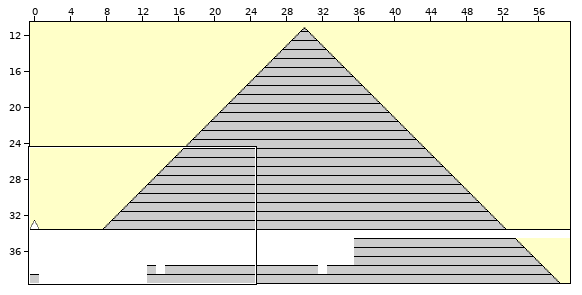
Level history. Tiled map: KoboldKit/PlatformerDemo/Resources/Demo/DemoLevel01.tmx. Above, an overview of the earlier version with the close-up marked.
Close-up. The starting point:
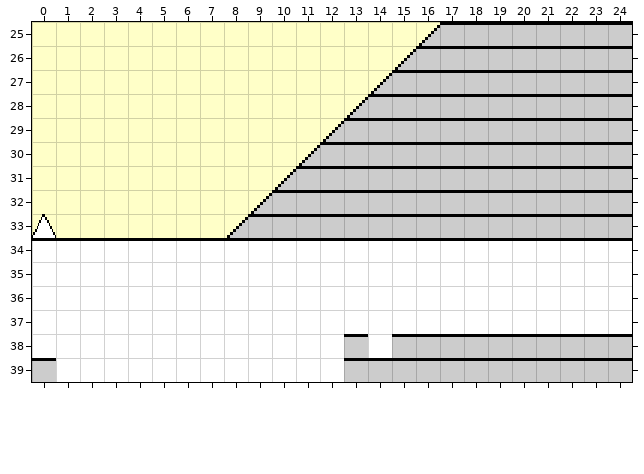
Cells are 16x16 px. Shown: x 0..24, y 25..39.
The result:
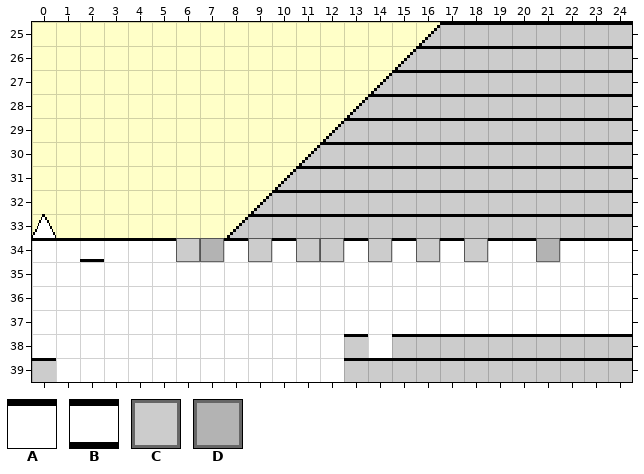
Key: from "Tileset_Geometry_16x16": A 1, B 5, C 13, D 20.
_ is an empty cell.
Edits made:
Layer "mainlayer":
Tile B replaces tile A in row 34 at x 2.
Tile C replaces tile A in row 34 at x 6, 9, 11 to 12, 14, 16 and 18.
Tile D replaces tile A in row 34 at x 7 and 21.
Pixel boxes of the changes (left, top, right, bottom) in both close-ups:
changed: (80, 259, 104, 262)
changed: (176, 238, 224, 262)
changed: (248, 238, 272, 262)
changed: (296, 238, 344, 262)
changed: (368, 238, 392, 262)
changed: (416, 238, 440, 262)
changed: (464, 238, 488, 262)
changed: (536, 238, 560, 262)
